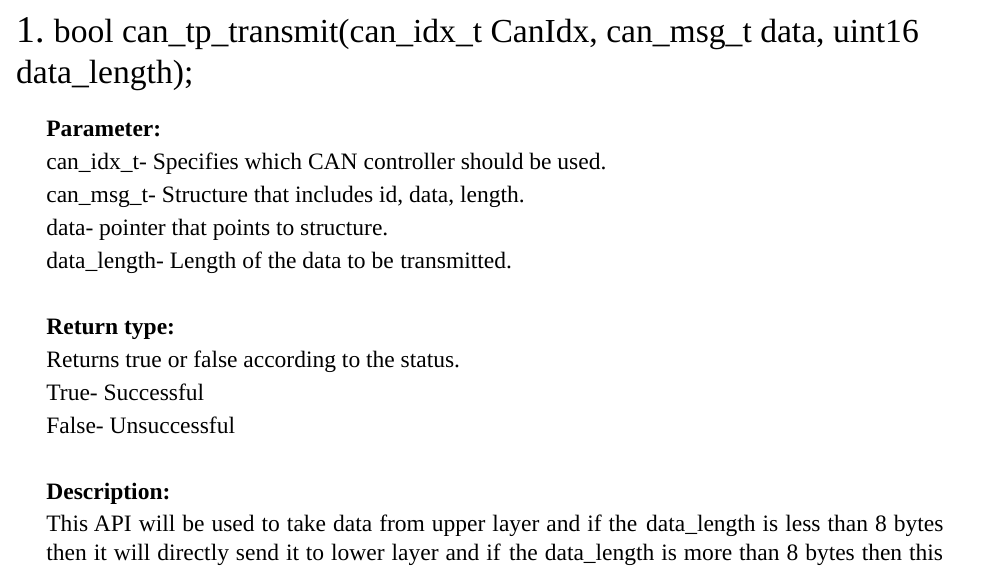
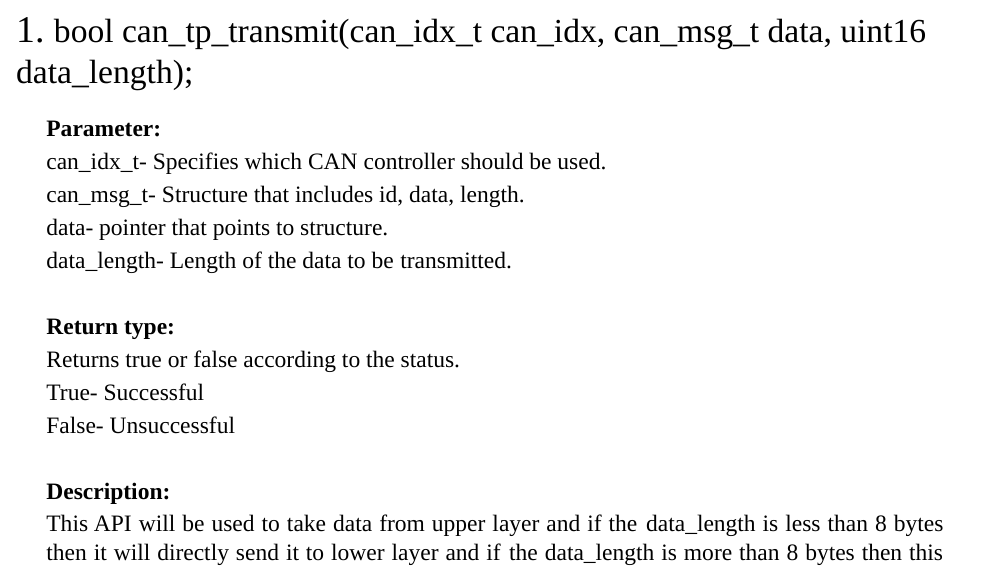
Before and after one commit to aveeresh/OBD_Stack, a slide deck: slide 2 of 20_Design/CAN_TP/DS_OBD_Stack_CAN_TP.pptx. Drawn at 1008x567 pixels with LibreOffice and Linux fonts; fonts in the diff are those of the drawing. Boxes give left, top, right and bottom in pixels: in the first picture for what was removed or moved away, otherwise in the second. Text is boxed around its words. In the diff, an @@ line names an element or a change of style, - is before the commit and + after.

```diff
--- a/20_Design/CAN_TP/DS_OBD_Stack_CAN_TP.pptx
+++ b/20_Design/CAN_TP/DS_OBD_Stack_CAN_TP.pptx
@@ text at box(16, 17, 926, 89): text changed @@
-1. bool can_tp_transmit(can_idx_t CanIdx, can_msg_t data, uint16 data_length);
+1. bool can_tp_transmit(can_idx_t can_idx, can_msg_t data, uint16 data_length);
```
Also in this commit, not shown: 1 other slide changed.
